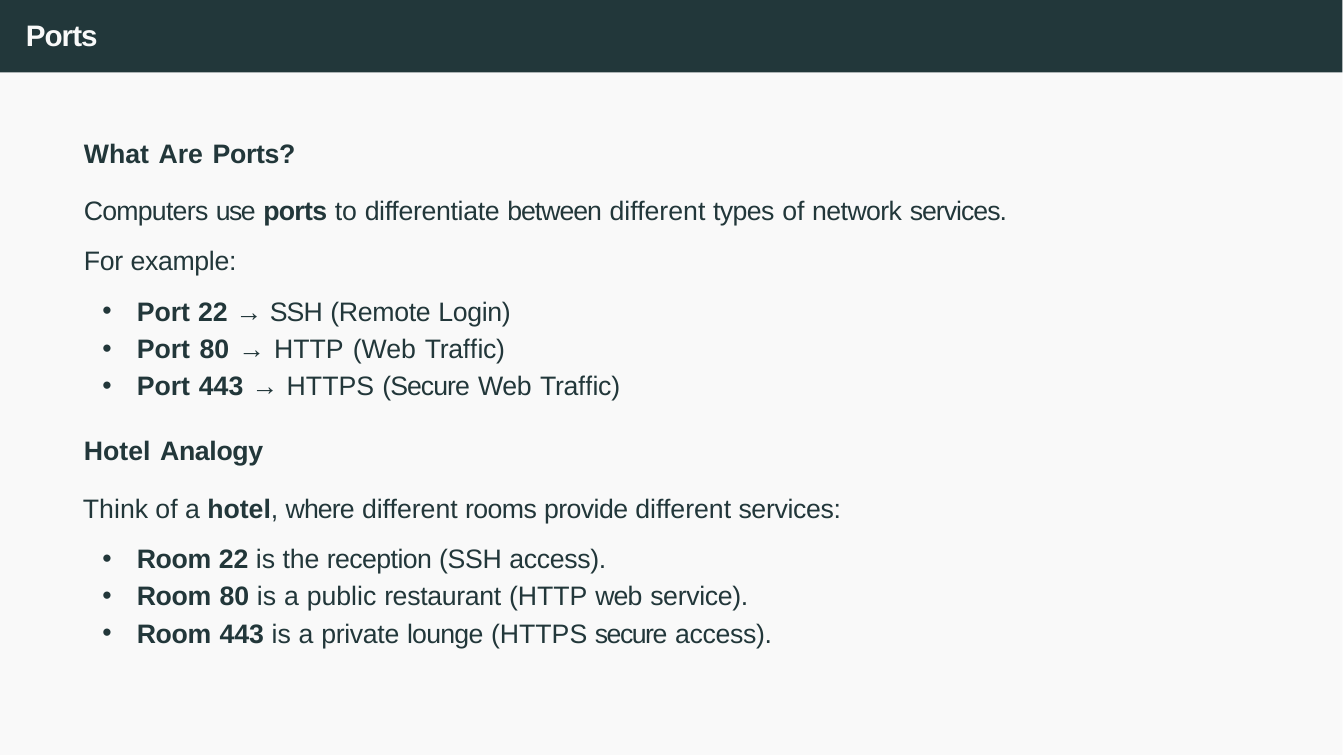
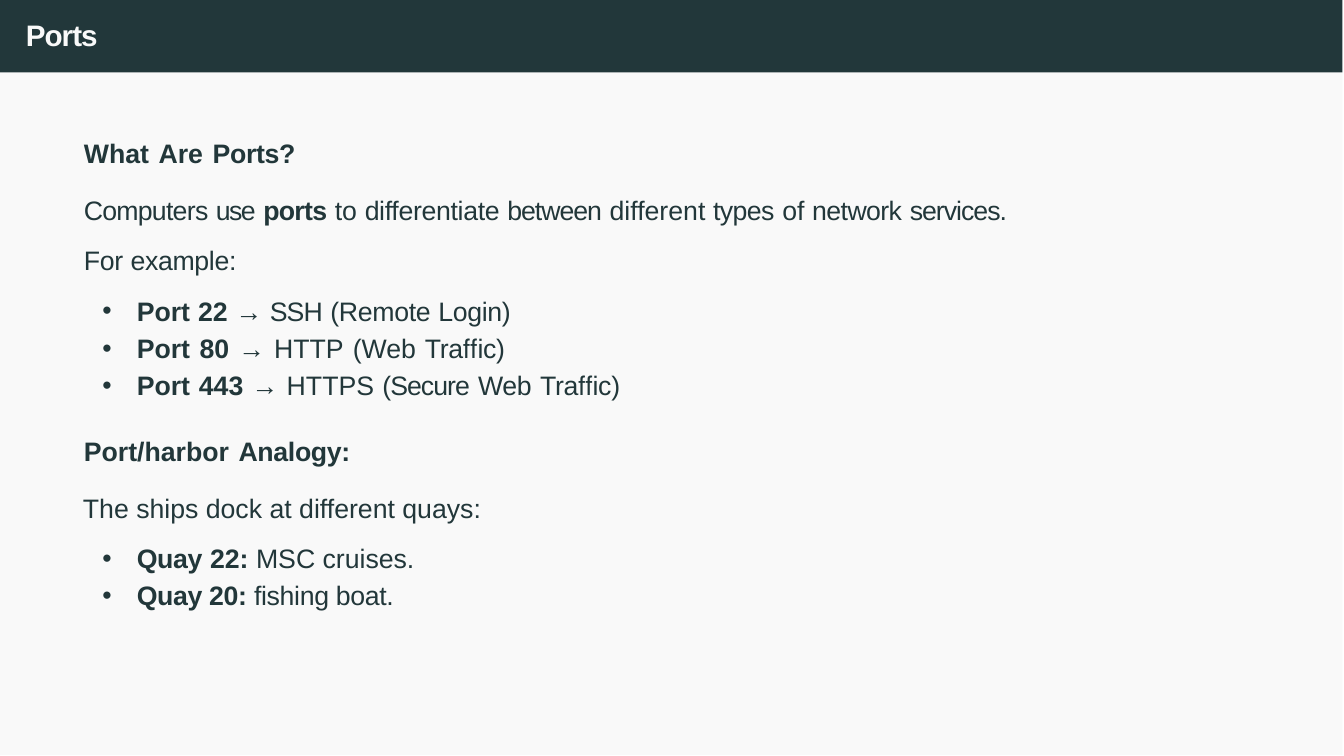
Before and after one commit to joanpaucm/HPDCB, a slide deck: slide 9 of src/slides/Session 3 - Introduction to AWS + EC2-2026.pptx (slide 11 before the commit). Drawn at 1344x756 pixels with LibreOffice and Linux fonts; fonts in the diff are those of the drawing. Boxes give left, top, right and bottom in pixels: in the first picture for what was removed or moved away, otherwise in the second. Text is boxed around its words. In the diff, an @@ line names an element or a change of style, - is before the commit and + after.

```diff
--- a/src/slides/Session 3 - Introduction to AWS + EC2-2026.pptx
+++ b/src/slides/Session 3 - Introduction to AWS + EC2-2026.pptx
@@ text at (83,441,481,611): text changed @@
-Hotel Analogy
-Think of a hotel, where different rooms provide different services:
-• Room 22 is the reception (SSH access).
-• Room 80 is a public restaurant (HTTP web service).
-• Room 443 is a private lounge (HTTPS secure access).
+Port/harbor Analogy:
+The ships dock at different quays:
+• Quay 22: MSC cruises.
+• Quay 20: fishing boat.
```
Also in this commit, not shown: 6 other slides changed, 2 slides removed, 3 other files.
